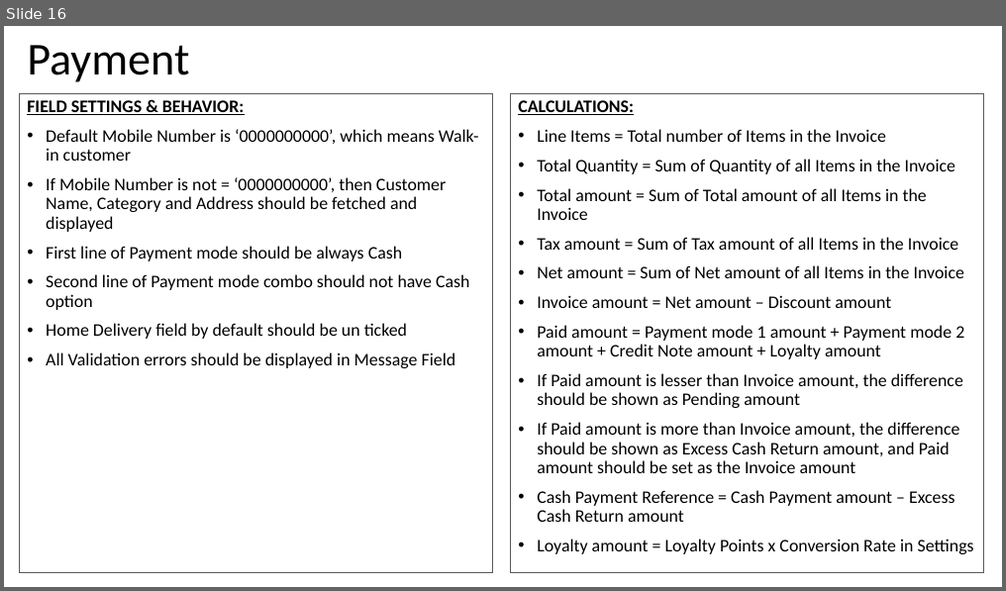
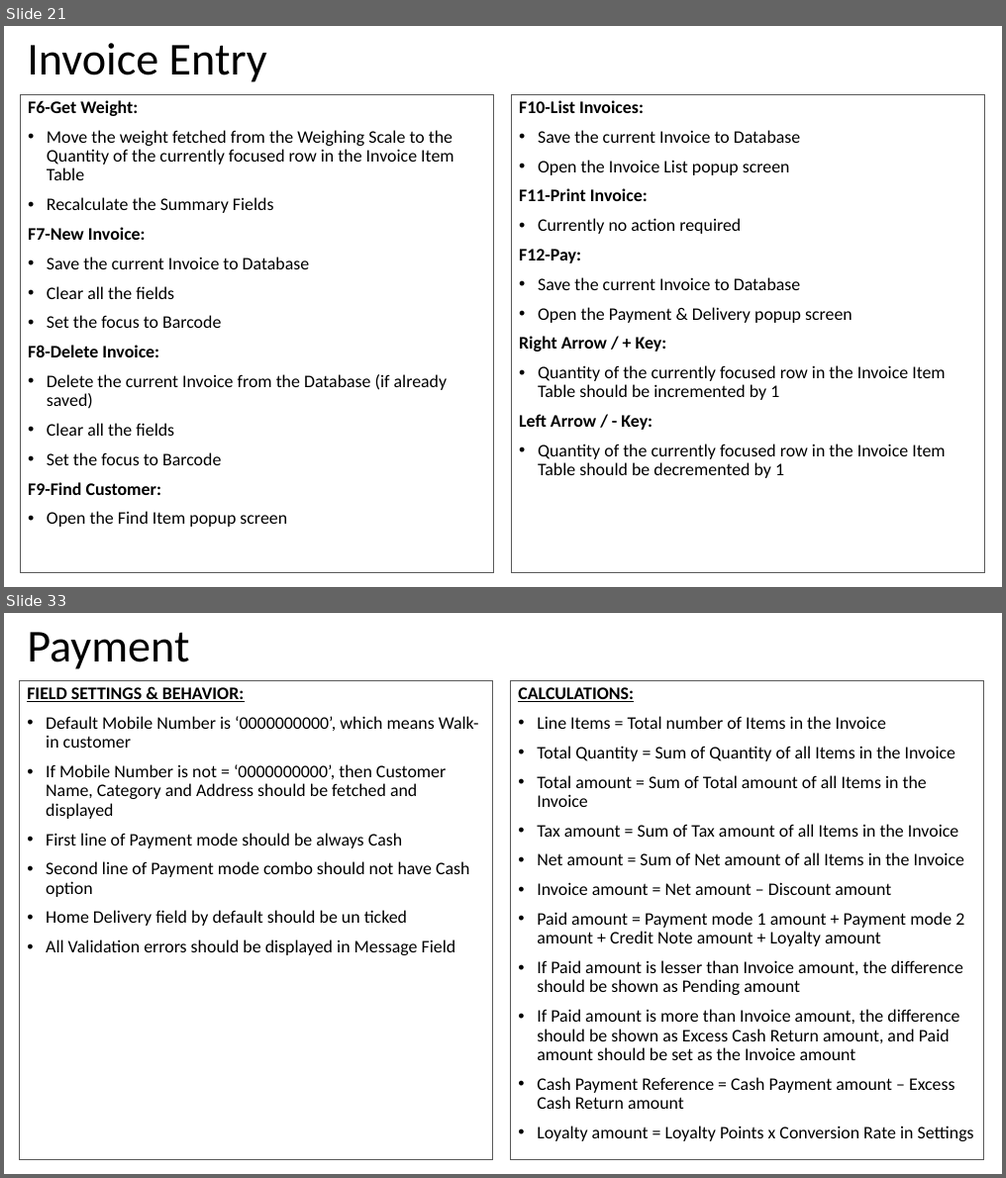
Before and after one commit to valignit/Documents, a slide deck: brief-specs.pptx. Shown one above the other, each under a label of ours: slide 16 before the commit, slides 21 and 33 after it; the slides between them are not shown. The pictures are 1006x591 and 1006x1178 pixels, drawn with LibreOffice and Linux fonts; fonts in the diff are those of the drawing. Boxes give left, top, right and bottom in pixels: in the first picture for what was removed or moved away, otherwise in the second. Text is boxed around its words. In the diff, an @@ line names an element or a change of style, - is before the commit and + after.

```diff
--- a/brief-specs.pptx
+++ b/brief-specs.pptx
@@ slide 21 added at (4, 26, 1002, 587), background #FFFFFF @@
@@ title added at (27, 43, 267, 82), 44 pt, text #000000 @@
+Invoice Entry
@@ rectangle added at (21, 95, 494, 573), outline #595959 0.75 pt, 17 pt, text #000000 @@
+F6-Get Weight:
+• Move the weight fetched from the Weighing Scale to the Quantity of the currently focused row in the Invoice Item Table
+• Recalculate the Summary Fields
+F7-New Invoice:
+• Save the current Invoice to Database
+• Clear all the fields
+• Set the focus to Barcode
+F8-Delete Invoice:
+• Delete the current Invoice from the Database (if already saved)
+• Clear all the fields
+• Set the focus to Barcode
+F9-Find Customer:
+• Open the Find Item popup screen
@@ rectangle added at (512, 95, 985, 573), outline #595959 0.75 pt, 17 pt, text #000000 @@
+F10-List Invoices:
+• Save the current Invoice to Database
+• Open the Invoice List popup screen
+F11-Print Invoice:
+• Currently no action required
+F12-Pay:
+• Save the current Invoice to Database
+• Open the Payment & Delivery popup screen
+Right Arrow / + Key:
+• Quantity of the currently focused row in the Invoice Item Table should be incremented by 1
+Left Arrow / - Key:
+• Quantity of the currently focused row in the Invoice Item Table should be decremented by 1
@@ what was slide 16 is now slide 33 @@
```
Also in this commit, not shown: 24 slides changed, 17 other slides added, 2 slides removed.
